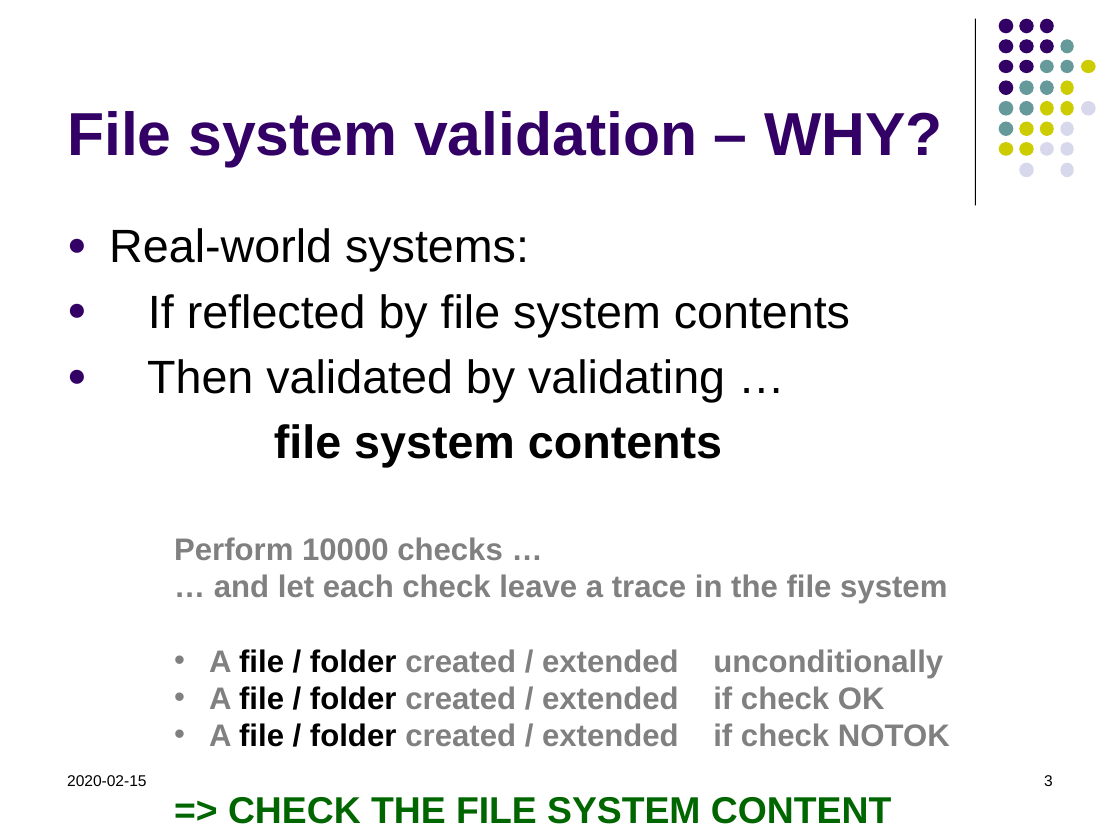
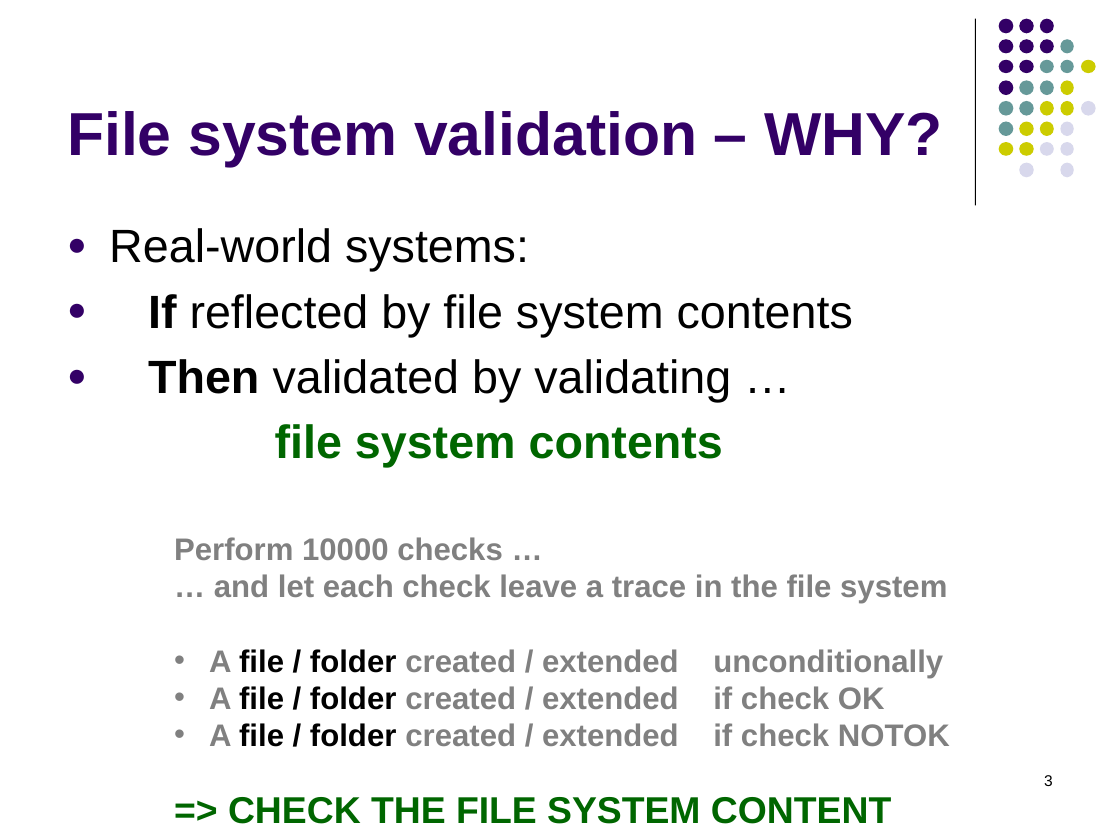
Before and after one commit to hrennau/greenfox, a slide deck: slide 3 of about/greenfox01.pptx. Drawn at 1120x840 pixels with LibreOffice and Linux fonts; fonts in the diff are those of the drawing. Boxes give left, top, right and bottom in pixels: in the first picture for what was removed or moved away, otherwise in the second. Text is boxed around its words. In the diff, an @@ line names an element or a change of style, - is before the commit and + after.

```diff
--- a/about/greenfox01.pptx
+++ b/about/greenfox01.pptx
@@ text at box(148, 294, 853, 468): bold on in "If", "Then"; text colour #000000 to #006600 in "file system contents" @@
@@ text removed at box(67, 775, 146, 786) @@
-2020-02-15
```
Also in this commit, not shown: 4 other slides changed, 7 slides added, 2 other files.
